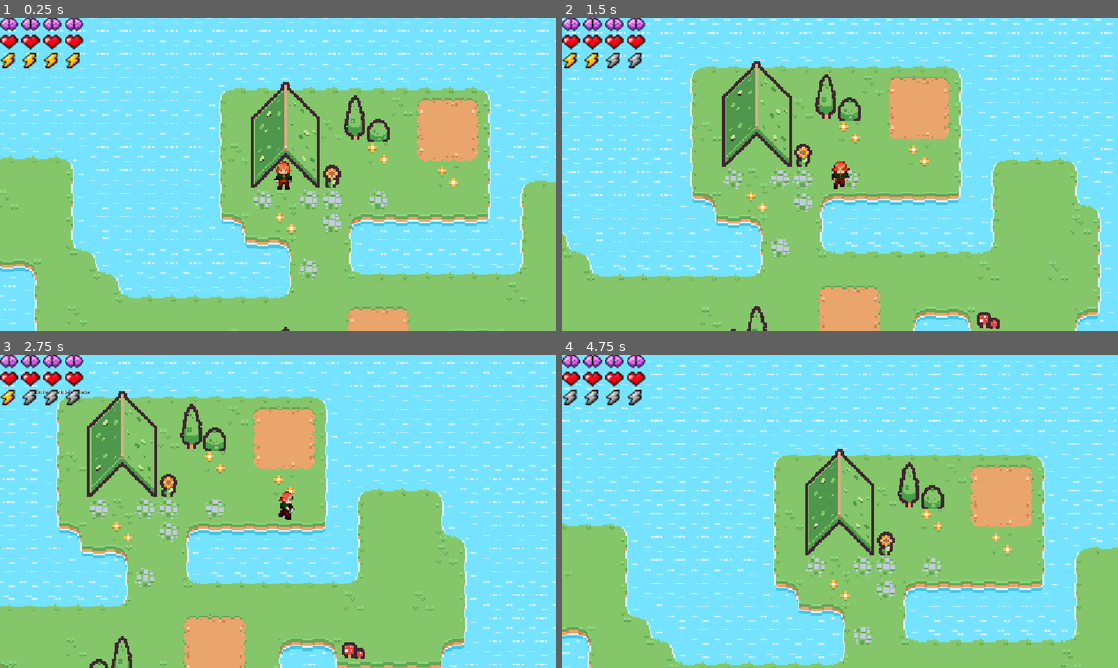
Above: before the commit, frames 1-4 (two rows, left to right).
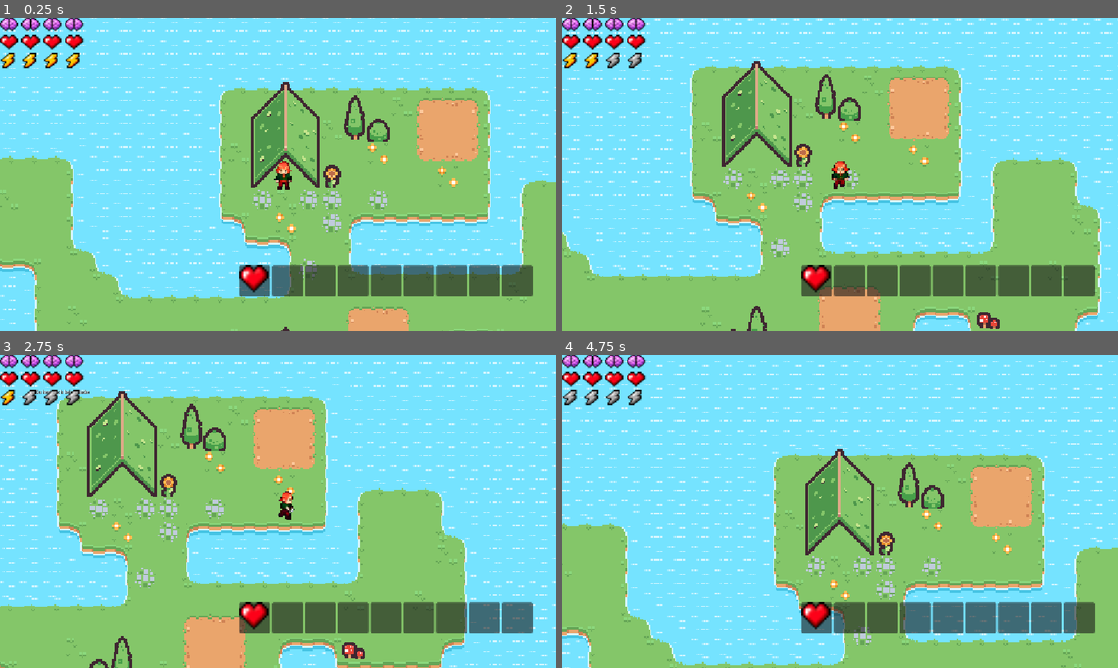
Above: after the commit, the same moments.

Repository: timkuessner/dattel-jam
Game: Godot game, scene res://scenes/main.tscn
Two runs of this game, one before a commit and one after it. Both use one fixed random seed, a clock stepped at 60 frames per second and the inputs below.
Inputs (mouse positions are in pixels of both pictures, inside the frame that each line leads up to):
- Up to frame 1 (0.25 s): no input
- Up to frame 2 (1.5 s): tap Enter (ui_accept) at 0.5, 0.77 s; move the mouse to (962, 158) at 0.52 s; hold Right (ui_right) 0.53-1.28 s; tap E (e) at 0.6, 1.35 s; move the mouse to (728, 190) at 1.27 s; hold Down (ui_down) from 1.28 s (still down)
- Up to frame 3 (2.75 s): tap Enter (ui_accept) at 1.52 s; move the mouse to (333, 442) at 2.02 s; release Down (ui_down) at 2.03 s; hold Right (ui_right) from 2.03 s (still down); tap 5 at 2.1 s; tap E (e) at 2.3 s
- Up to frame 4 (4.75 s): move the mouse to (812, 574) at 2.77 s; release Right (ui_right) at 2.78 s; hold Up (ui_up) 2.78-3.53 s; tap 6 at 2.85 s; tap Enter (ui_accept) at 3.02, 3.77, 4.52 s; tap E (e) at 3.05, 3.8, 4.35 s; move the mouse to (1006, 558) at 3.52 s; hold Left (ui_left) from 3.53 s (still down); tap 7 at 3.6 s; move the mouse to (673, 464) at 4.27 s

The runs differ from the first frame. In frame 1, 5.1% of the frame differs, in the area x 43-96%, y 78-89%; in frame 2, 5.0%; in frame 3, 5.0%; in frame 4, 5.1%.

Commit message:
placed inv to the correct position

Diff:
--- a/scenes/main.tscn
+++ b/scenes/main.tscn
@@ -7,6 +7,7 @@
 [ext_resource type="Script" uid="uid://8cowln6dfc7k" path="res://scripts/farm_manager.gd" id="6_farm"]
 [ext_resource type="PackedScene" path="res://scenes/farm_pickup.tscn" id="7_pickup"]
 [ext_resource type="PackedScene" uid="uid://c5exmsolf3ckc" path="res://scenes/PlayerHUD.tscn" id="7_tipki"]
+[ext_resource type="PackedScene" uid="uid://ckw68w5dq66hd" path="res://scenes/Inventory.tscn" id="8_choun"]
 [ext_resource type="PackedScene" uid="uid://c20gsa5d88yfr" path="res://scenes/well.tscn" id="8_well"]
 [ext_resource type="PackedScene" uid="uid://clfdljgfyuust" path="res://scenes/fire.tscn" id="9_85g3d"]
 
@@ -136,6 +137,8 @@
 
 [node name="PlayerHUD" parent="." unique_id=2054024999 instance=ExtResource("7_tipki")]
 
+[node name="Inventory" parent="PlayerHUD" unique_id=56858956 instance=ExtResource("8_choun")]
+
 [node name="NavigationRegion2D" type="NavigationRegion2D" parent="." unique_id=355803038]
 navigation_polygon = SubResource("NavigationPolygon_k5pq1")
 
--- a/scenes/player.tscn
+++ b/scenes/player.tscn
@@ -3,7 +3,6 @@
 [ext_resource type="Script" uid="uid://cnqnvld7nyirs" path="res://scripts/player.gd" id="1_g2els"]
 [ext_resource type="Texture2D" uid="uid://cns2to50ti2tv" path="res://assets/sprites/player/player_sprites_new.png" id="2_qhqgy"]
 [ext_resource type="Texture2D" uid="uid://bu1y23ts5neag" path="res://assets/sprites/player/emote__.png" id="5_qlg0r"]
-[ext_resource type="PackedScene" uid="uid://ckw68w5dq66hd" path="res://scenes/Inventory.tscn" id="5_tuyoq"]
 
 [sub_resource type="AtlasTexture" id="AtlasTexture_dqkch"]
 atlas = ExtResource("2_qhqgy")
@@ -289,6 +288,3 @@
 text = "E"
 horizontal_alignment = 1
 vertical_alignment = 1
-
-[node name="Inventory" parent="." unique_id=56858956 instance=ExtResource("5_tuyoq")]
-metadata/_edit_use_anchors_ = true
--- a/scripts/inventory.gd
+++ b/scripts/inventory.gd
@@ -10,6 +10,8 @@
 func _ready() -> void:
 	create_inventory_slots()
 
+	var test_icon = load("res://assets/sprites/HUD/Heart.png")
+	add_item_to_first_free_slot(test_icon)
 
 func create_inventory_slots() -> void:
 	# Bisherige Slots löschen (falls vorhanden)
Not shown, added: assets/sprites/Tree_falling_16x16.png.import
Not shown, added: assets/sprites/tree_falling_16x16_orange.png.import
